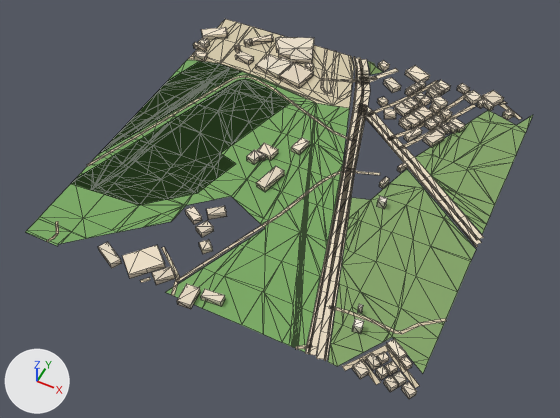
What one commit did to the glTF model public/assets/bengaluru-region-v1/tiles/t0_5-l0.glb.
Camera for both pictures: a 50 mm camera at (552.0, 2092.0, 727.0) aimed at (247.0, 2702.0, -35.0). Arrows for +X, +Y and +Z are at lower left; the lights stay in place. The older version comes first. Mesh edges are drawn as thin lines. Vertices at exactly the same position are counted once.

Names of what the first picture shows: 'building', 'ground'.
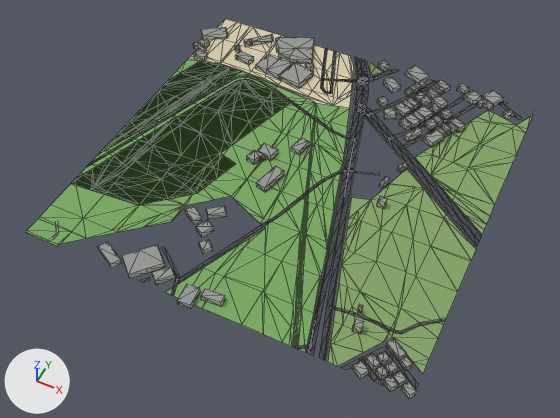
The edits, one by one:
me_building is used by ob_building; location (0.0, 2500.0, 0.0).
me_building had 666 vertices, 849 faces and spanned x -15.0..502.0, y -8.0..513.0, z 0.0..12.0.
me_building now has 666 vertices, 1026 faces and spans x -15.0..502.0, y -8.0..513.0, z 0.0..12.0.
me_building part 1: 849 kept faces spanning x -15.0..502.0, y -8.0..513.0, z 0.0..12.0 get new vertex colours.
me_ground is used by ob_ground; location (0.0, 2500.0, 0.0).
me_ground had 1118 vertices, 1397 faces and spanned x -2.0..503.0, y -3.0..504.0, z 1.0.
me_ground now has 1142 vertices, 1419 faces and spans x 0.0..500.0, y 0.0..500.0, z 1.0.
me_ground part 2: the loose piece of 24 vertices spanning x 272.0..503.0, y 234.0..405.0, z 1.0 is rebuilt with 26 vertices and now spans x 275.0..500.0, y 225.0..393.0, z 1.0.
me_ground part 3: the loose piece of 12 vertices spanning x 245.0..281.0, y 388.0..457.0, z 1.0 is rebuilt with 12 vertices and now spans x 248.0..279.0, y 389.0..456.0, z 1.0.
me_ground part 4: the loose piece of 8 vertices spanning x 223.0..256.0, y 453.0..503.0, z 1.0 is rebuilt with 10 vertices and now spans x 224.0..254.0, y 454.0..500.0, z 1.0.
me_ground part 5: the loose piece of 8 vertices spanning x 232.0..263.0, y 457.0..503.0, z 1.0 is rebuilt with 10 vertices and now spans x 233.0..261.0, y 458.0..500.0, z 1.0.
me_ground part 6: a new loose piece of 40 vertices spanning x 254.0..401.0, y 0.0..461.0, z 1.0, in mat_ground.
me_ground part 7: a new loose piece of 32 vertices spanning x 272.0..388.0, y 0.0..391.0, z 1.0, in mat_ground.
me_ground part 8: 25 vertices moved from x 175.0..502.0, y -2.0..501.0, z 1.0 to x 175.0..500.0, y 0.0..500.0, z 1.0; 115 vertices removed from x 190.0..503.0, y -3.0..502.0, z 1.0; 65 vertices added at x 189.0..500.0, y 0.0..500.0, z 1.0.
me_ground part 9: 8 vertices moved from x -2.0..49.0, y 128.0..267.0, z 1.0 to x 0.0..49.0, y 134.0..266.0, z 1.0; 2 vertices removed from x 2.0..14.0, y 127.0..162.0, z 1.0; 4 vertices added at x 0.0..13.0, y 121.0..160.0, z 1.0.
me_ground part 10: 2 vertices moved from x 166.0..208.0, y -1.0..1.0, z 1.0 to x 170.0..212.0, y 0.0, z 1.0; 2 vertices removed from x 169.0..212.0, y -1.0..1.0, z 1.0; 2 vertices added at x 165.0..208.0, y 0.0, z 1.0.
me_ground part 11: 282 kept faces spanning x 10.0..500.0, y 0.0..500.0, z 1.0 get new vertex colours; the middle colour goes from beige #d7c9ae to dark grey #535556.
Other edits to the shape of me_ground do not show in these pictures.

Location of each change, [x1, y1, x2, y2] in pixels of the pictures (560 x 418 px; the box of a moved part takes in the faces that stretch with it):
'ground', reshaped: before [26, 19, 533, 388]; after [26, 19, 533, 389]
part 1 of me_building, recoloured: [98, 27, 515, 399] in both
part 2 of me_ground, rebuilt: before [357, 103, 484, 240]; after [357, 109, 479, 246]
part 3 of me_ground, rebuilt: before [354, 79, 364, 110]; after [355, 79, 363, 110]
part 4 of me_ground, rebuilt (25% narrower): before [353, 58, 364, 79]; after [354, 57, 362, 79]
part 5 of me_ground, rebuilt (27% narrower): before [359, 59, 369, 78]; after [360, 59, 367, 78]
part 6 of me_ground, added: after [319, 78, 368, 360]
part 7 of me_ground, added: after [308, 110, 360, 356]
part 8 of me_ground, moved or reshaped: before [295, 48, 522, 388]; after [294, 48, 522, 389]
part 9 of me_ground, moved or reshaped: before [87, 102, 194, 166]; after [86, 102, 194, 168]
part 10 of me_ground, moved or reshaped: before [140, 278, 178, 295]; after [139, 278, 178, 296]
part 11 of me_ground, recoloured: [46, 48, 476, 388] in both
